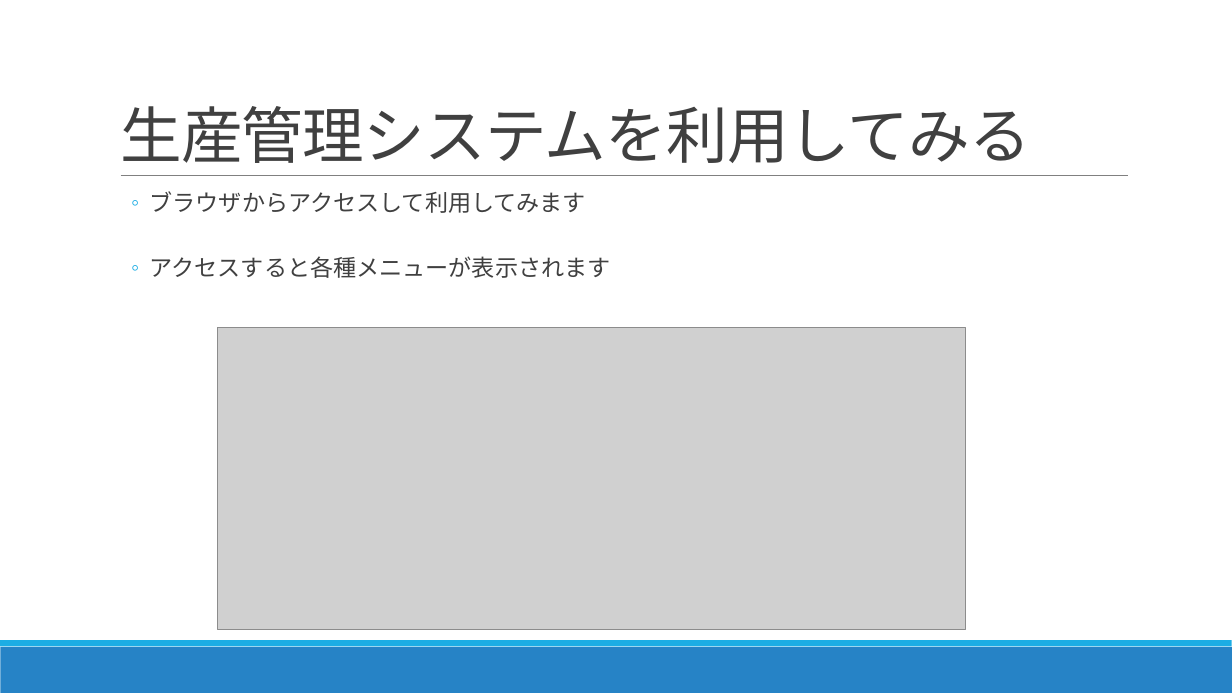
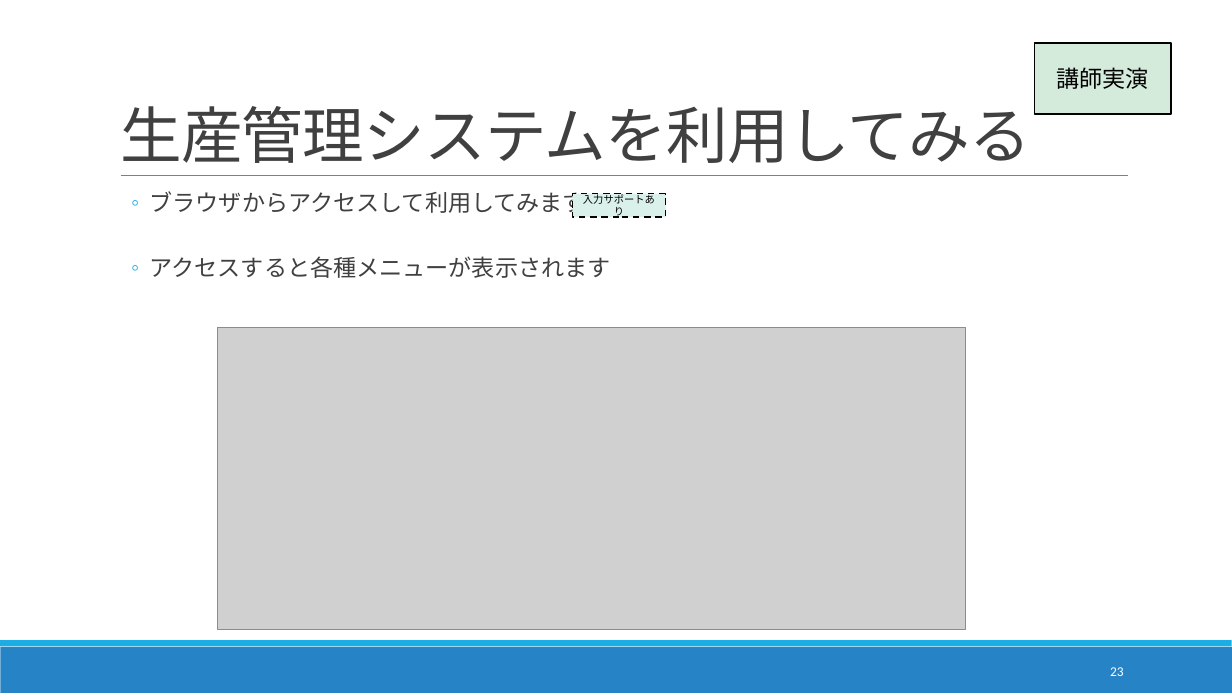
Before and after one commit to nc30mtd/noastec-smiottk, a slide deck: slide 23 of IoTセミナーテキスト.pptx (slide 21 before the commit). Drawn at 1232x693 pixels with LibreOffice and Linux fonts; fonts in the diff are those of the drawing; grey boxes stand for pictures. Boxes give left, top, right and bottom in pixels: in the first picture for what was removed or moved away, otherwise in the second. Text is boxed around its words. In the diff, an @@ line names an element or a change of style, - is before the commit and + after.

Commit message:
・テキストタイトル修正 ・ページ数挿入 ・P2事前確認のページ作成（インストールしているか確認） ・P4　何のことからわからないと言われた「通材」の絵を入れてみました ・P8以降、「事前に済」「実習」「入力サポートあり」「講師実演」を補記 ・P9　何のことからわからないと言われた「ディレクトリ」「コンソール」に括弧補足 ・P18、34、50休憩・お疲れさまの挿絵

```diff
--- a/IoTセミナーテキスト.pptx
+++ b/IoTセミナーテキスト.pptx
@@ rectangle added at <box>1035,43,1172,115</box>, fill #D4EBDB, outline #000000 1.25 pt, 18 pt, text #000000 @@
+講師実演
@@ rectangle added at <box>573,194,666,218</box>, fill #D9F1EA, outline #000000 1.25 pt dashed, 8 pt, text #000000 @@
+入力サポートあり
@@ page number added at <box>1110,667,1124,676</box>, 10.5 pt, text #FFFFFF @@
+23
```
Also in this commit, not shown: 45 other slides changed, 4 slides added, 1 slide removed.
